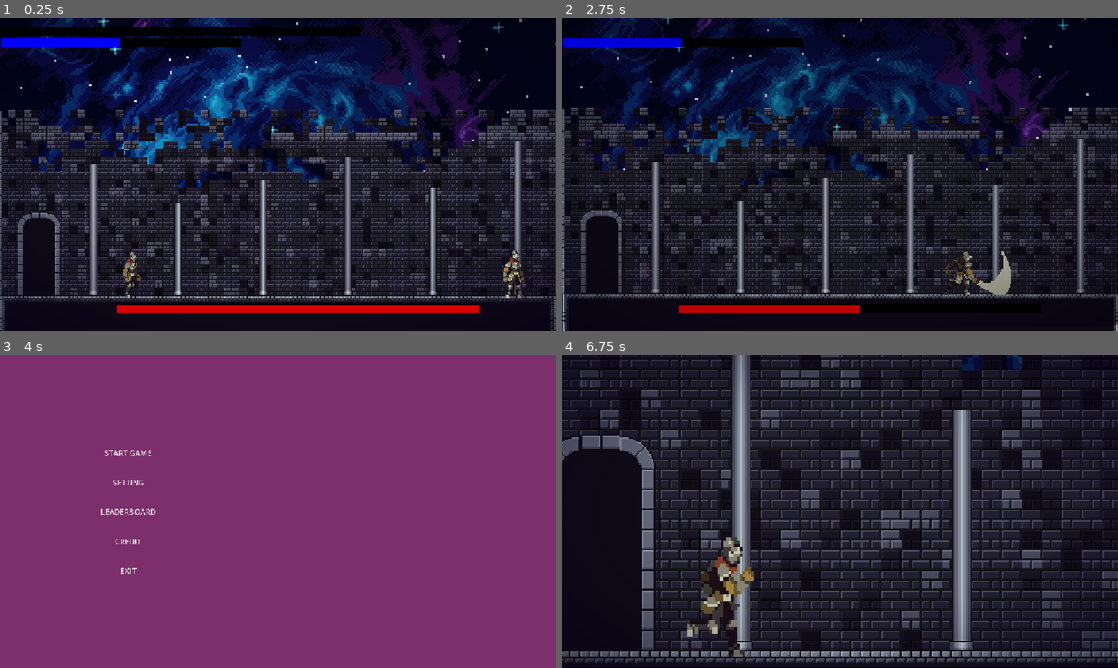
Above: before the commit, frames 1-4 (two rows, left to right).
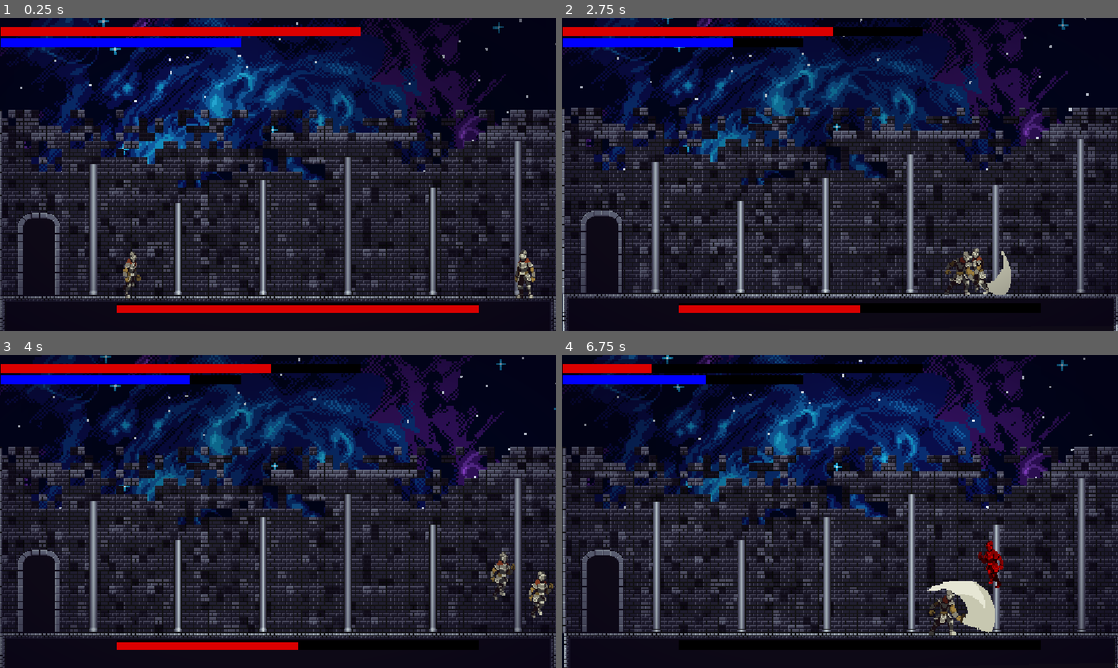
Above: after the commit, the same moments.

Repository: Askarrofi/uncrowned
Game: Godot game, scene res://Scenes/arena.tscn
Two runs of this game, one before a commit and one after it. Both use one fixed random seed, a clock stepped at 60 frames per second and the inputs below. This scene is started directly instead of the project's main scene. The engine's default icon, where the game draws it, is replaced by a stand-in: a white triangle on a blue panel in a dark square.
Inputs (mouse positions are in pixels of both pictures, inside the frame that each line leads up to):
- Up to frame 1 (0.25 s): no input
- Up to frame 2 (2.75 s): move the mouse to (962, 158) at 0.52 s; hold Right (ui_right) 0.53-2.03 s; tap Q (Fire) at 0.6 s; tap W (up) at 0.77, 1.52 s; move the mouse to (728, 190) at 1.27 s; tap Shift (dash) at 1.35 s; move the mouse to (895, 105) at 2.02 s; hold Left (ui_left) from 2.03 s (still down); click (895, 105) at 2.1 s
- Up to frame 3 (4 s): move the mouse to (250, 574) at 2.77 s; release Left (ui_left) at 2.78 s; hold Right (ui_right) 2.78-3.5 s; right-click (250, 574) at 2.85 s; tap W (up) at 3.02 s; click (127, 452) at 3.5 s, where only the run before the commit has a clickable "START GAME"
- Up to frame 4 (6.75 s): click (689, 452) at 4.25 s, where only the run before the commit has a clickable "START GAME"; move the mouse to (1006, 558) at 5.02 s; hold Right (ui_right) 5.03-5.78 s; tap Q (Fire) at 5.1 s; tap W (up) at 5.27, 6.02 s; move the mouse to (673, 464) at 5.77 s; hold Left (ui_left) 5.78-6.53 s; tap Shift (dash) at 5.85 s; move the mouse to (867, 511) at 6.52 s; hold Right (ui_right) from 6.53 s (still down); click (867, 511) at 6.6 s

The runs differ from the first frame. In frame 1, 3.0% of the frame differs, in the area x 0-97%, y 2-90%; in frame 2, 4.1%; in frame 3, 100%, in the area x 0-100%, y 0-100%; in frame 4, 59%.
Error before the commit: Invalid access to property or key 'update_health' on a base object of type 'Nil'. (res://Scripts/player.gd:40)

Commit message:
Fixing Bug

Diff:
--- a/Scenes/enemy.tscn
+++ b/Scenes/enemy.tscn
@@ -323,6 +323,9 @@
 
 [node name="CanvasLayer" parent="." unique_id=2116284013 instance=ExtResource("9_8uf12")]
 
+[node name="StaminaBar" parent="CanvasLayer" index="0" unique_id=1190752103]
+visible = false
+
 [node name="HealthBar" parent="CanvasLayer" index="1" unique_id=1069104968]
 offset_left = 242.0
 offset_top = 591.0
--- a/Scenes/player.tscn
+++ b/Scenes/player.tscn
@@ -293,10 +293,12 @@
 [sub_resource type="CircleShape2D" id="CircleShape2D_o6iob"]
 radius = 30.735622
 
-[node name="Player" type="CharacterBody2D" unique_id=1024463481]
+[node name="Player" type="CharacterBody2D" unique_id=1024463481 node_paths=PackedStringArray("health_bar", "stamina_bar")]
 z_index = 1
 collision_mask = 3
 script = ExtResource("1_onrkg")
+health_bar = NodePath("CanvasLayer/HealthBar")
+stamina_bar = NodePath("CanvasLayer/StaminaBar")
 
 [node name="CollisionShape2D" type="CollisionShape2D" parent="." unique_id=634935388]
 position = Vector2(-3, 52)
--- a/Scripts/enemy.gd
+++ b/Scripts/enemy.gd
@@ -16,10 +16,6 @@
 # static = nilainya bertahan walau scene di-reload (selama game belum ditutup)
 static var rewind_count: int = 0
 const MAX_SCALING_REWINDS = 10 # Batas iterasi yang menaikkan stat (biar tidak absurd)
-
-## Panggil dari script lain kalau rewind dipicu di tempat lain:  BossEnemy.register_rewind()
-static func register_rewind() -> void:
-	rewind_count += 1
 
 # === STAT DASAR (nilai di Inspector = stat pada iterasi ke-0) ===
 @export var health_bar: TextureProgressBar
@@ -37,10 +33,6 @@
 @export var damage_scale_per_rewind: float = 0.15
 ## +20% stamina (dan kecepatan regen) per iterasi
 @export var stamina_scale_per_rewind: float = 0.20
-## Otomatis tambah iterasi saat player mati (sinyal player_died)
-@export var count_on_player_death: bool = true
-## Reset iterasi ke 0 setelah boss dikalahkan
-@export var reset_on_defeat: bool = true
 
 var current_hp: int
 var current_sta: float
@@ -86,7 +78,6 @@
 var dash_dir: int = 1
 var sword_has_hit = false
 var is_recovering = false
-var rewind_counted = false
 
 var attack_range: float = 80.0
 var sight_range: float = 1000.0
@@ -107,7 +98,6 @@
 	posisi_awal = global_position
 
 	player = get_parent().get_node_or_null("Player")
-	_connect_player_signal()
 
 	if has_node("Sword"):
 		if has_node("Sword/CollisionShape2D"):
@@ -132,20 +122,6 @@
 	laser_damage_now = int(round(laser_damage * (1.0 + damage_scale_per_rewind * n)))
 	regen_rate = STAMINA_REGEN_RATE * (1.0 + stamina_scale_per_rewind * n)
 	reaction_now = minf(reaction_chance + 0.06 * n, 0.95)
-
-
-func _connect_player_signal() -> void:
-	if not count_on_player_death or player == null:
-		return
-	if player.has_signal("player_died") and not player.is_connected("player_died", _on_player_died):
-		player.connect("player_died", _on_player_died)
-
-
-func _on_player_died() -> void:
-	if is_dead or rewind_counted:
-		return
-	rewind_counted = true
-	rewind_count += 1
 
 
 # === FASE BOSS (makin parah saat HP menipis) ===
@@ -298,9 +274,6 @@
 		player = null
 	if player == null:
 		player = get_parent().get_node_or_null("Player")
-		if player != null:
-			rewind_counted = false
-			_connect_player_signal()
 
 
 func _player_valid() -> bool:
@@ -607,8 +580,9 @@
 	if has_node("Sword/CollisionShape2D"):
 		$Sword/CollisionShape2D.set_deferred("disabled", true)
 
-	if reset_on_defeat:
-		rewind_count = 0
+	# Boss mati = 1 iterasi rewind. Stat naik saat boss spawn lagi (dibaca di _ready)
+	rewind_count += 1
+	print("Boss mati -> rewind_count = ", rewind_count)
 
 	hide()
 	$CollisionShape2D.set_deferred("disabled", true)
